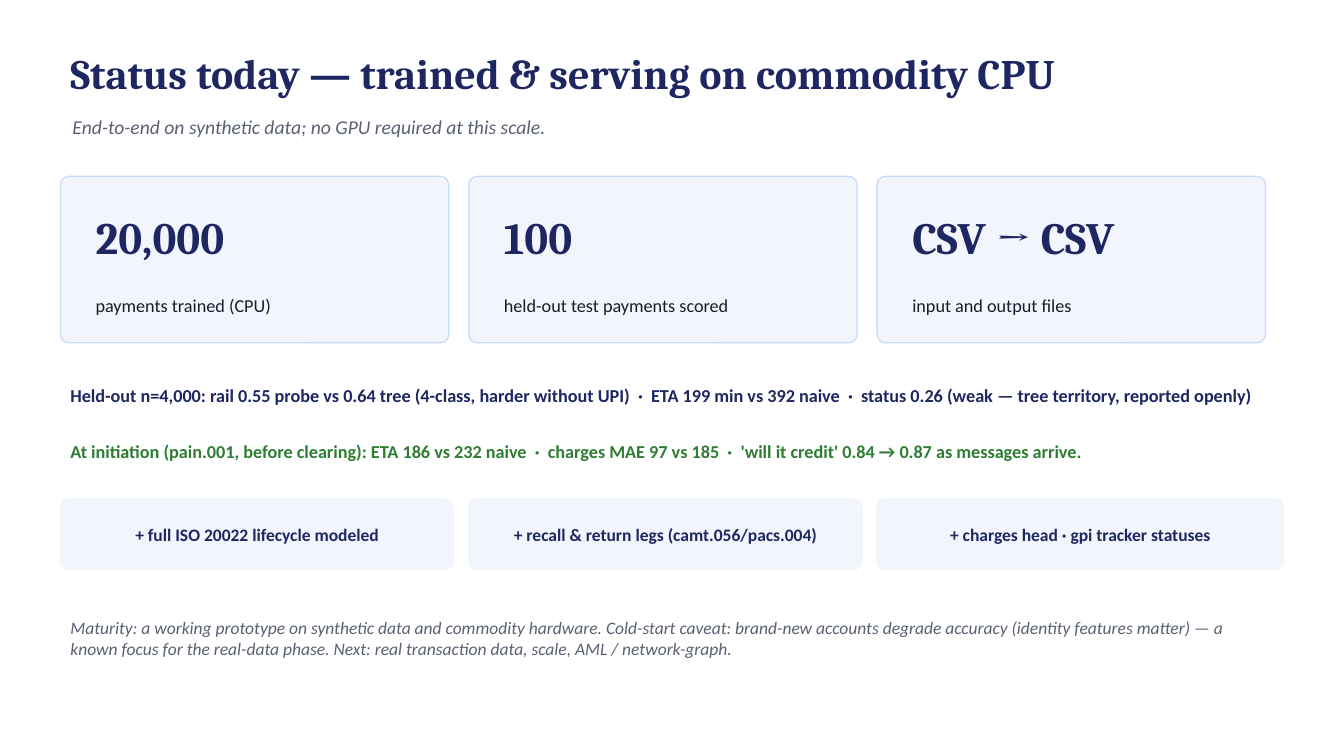
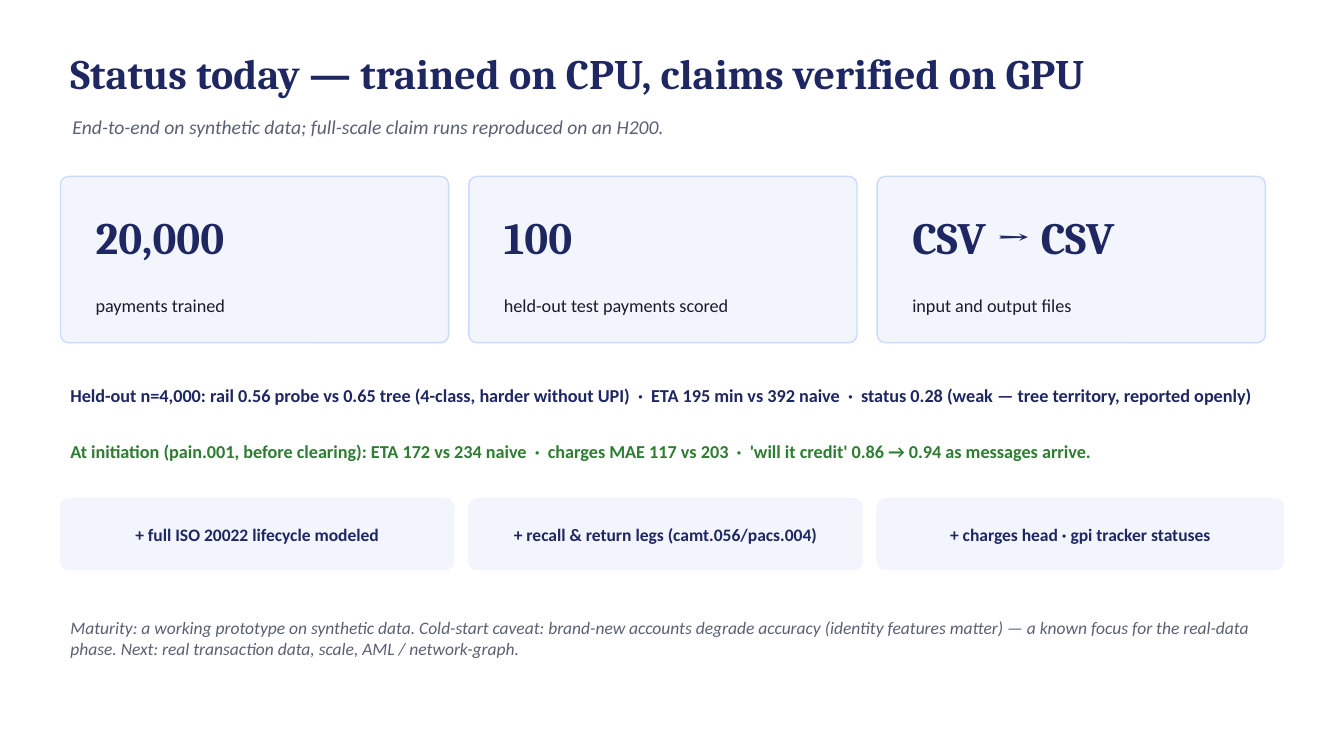
Before and after one commit to Bratz/txn-repr-poc, a slide deck: slide 9 of docs/txn_repr_evidence.pptx. Drawn at 1344x756 pixels with LibreOffice and Linux fonts; fonts in the diff are those of the drawing. Boxes give left, top, right and bottom in pixels: in the first picture for what was removed or moved away, otherwise in the second. Text is boxed around its words. In the diff, an @@ line names an element or a change of style, - is before the commit and + after.

```diff
--- a/docs/txn_repr_evidence.pptx
+++ b/docs/txn_repr_evidence.pptx
@@ text at box(70, 59, 1085, 99): text changed @@
-Status today — trained & serving on commodity CPU
+Status today — trained on CPU, claims verified on GPU
@@ text at box(72, 120, 664, 137): text changed @@
-End-to-end on synthetic data; no GPU required at this scale.
+End-to-end on synthetic data; full-scale claim runs reproduced on an H200.
@@ text at box(96, 299, 225, 315): text changed @@
-payments trained (CPU)
+payments trained
@@ text at box(70, 388, 1251, 405): text changed @@
-Held-out n=4,000: rail 0.55 probe vs 0.64 tree (4-class, harder without UPI) · ETA 199 min vs 392 naive · status 0.26 (weak — tree territory, reported openly)
+Held-out n=4,000: rail 0.56 probe vs 0.65 tree (4-class, harder without UPI) · ETA 195 min vs 392 naive · status 0.28 (weak — tree territory, reported openly)
@@ text at box(70, 444, 1091, 461): text changed @@
-At initiation (pain.001, before clearing): ETA 186 vs 232 naive · charges MAE 97 vs 185 · 'will it credit' 0.84 → 0.87 as messages arrive.
+At initiation (pain.001, before clearing): ETA 172 vs 234 naive · charges MAE 117 vs 203 · 'will it credit' 0.86 → 0.94 as messages arrive.
@@ text at box(70, 621, 1248, 658): text changed @@
-Maturity: a working prototype on synthetic data and commodity hardware. Cold-start caveat: brand-new accounts degrade accuracy (identity features matter) — a known focus for the real-data phase. Next: real transaction data, scale, AML / network-graph.
+Maturity: a working prototype on synthetic data. Cold-start caveat: brand-new accounts degrade accuracy (identity features matter) — a known focus for the real-data phase. Next: real transaction data, scale, AML / network-graph.
```
Also in this commit, not shown: 6 other slides changed, 3 other files.
